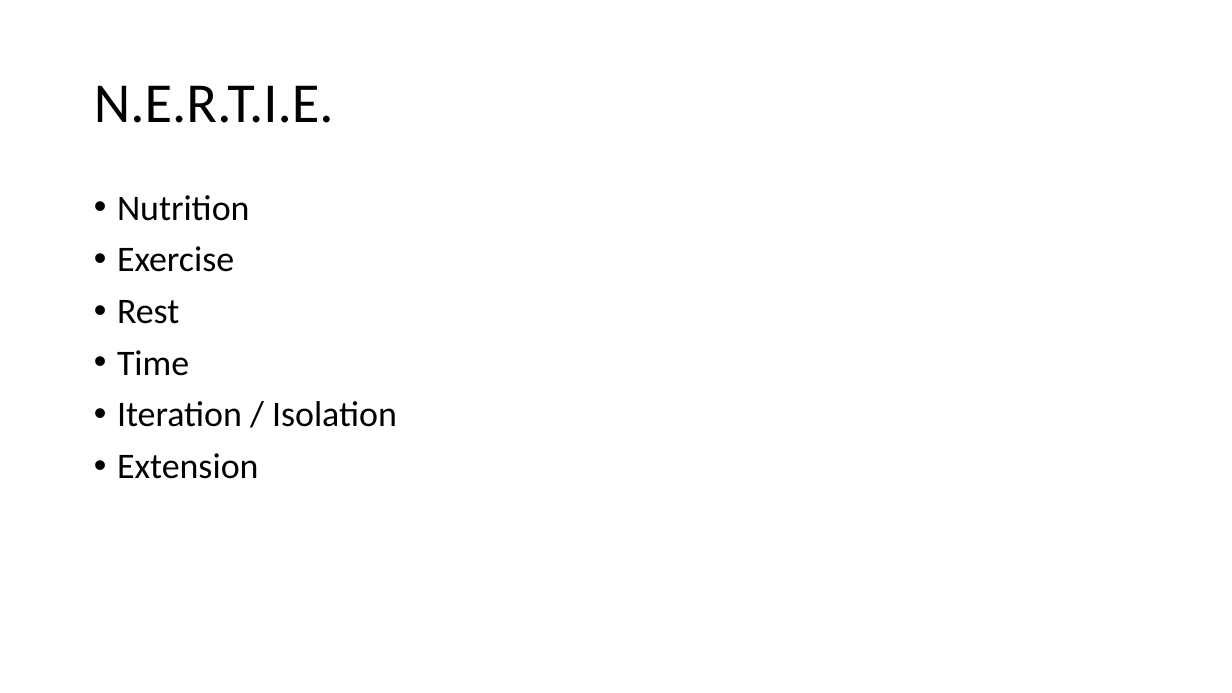
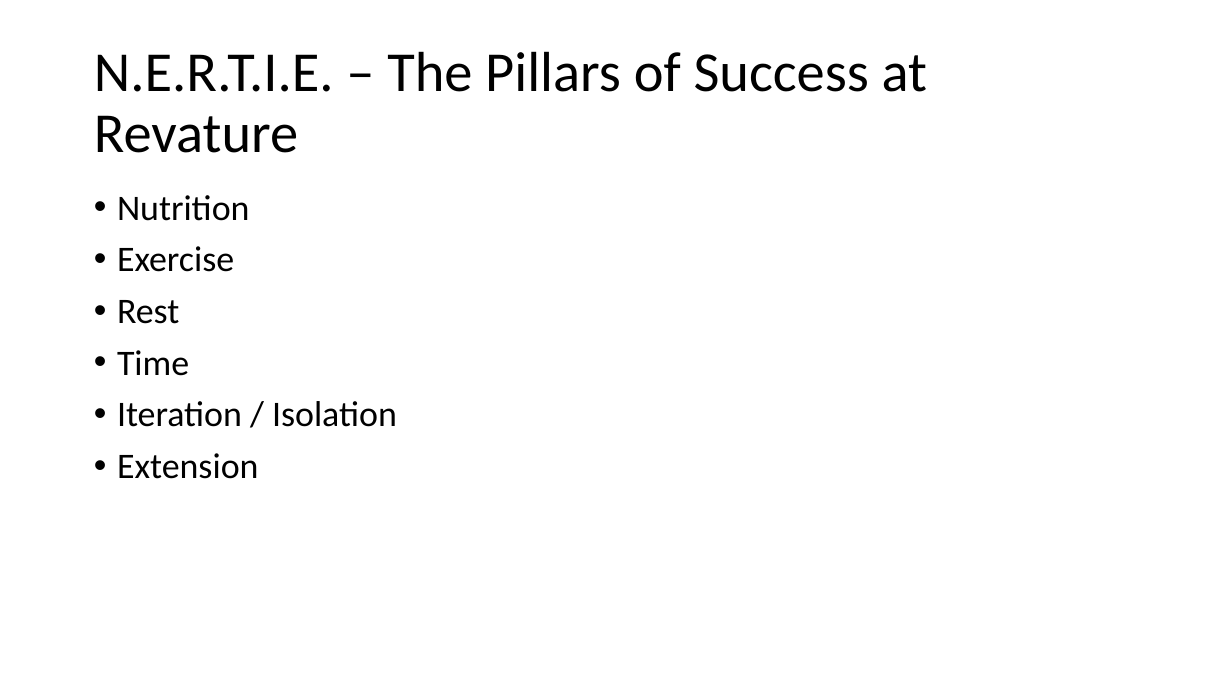
Before and after one commit to 071822-dotnet-ext-batch-org/071822-dotnet-ext-batch-repo, a slide deck: slide 6 of MarkDrawrings.pptx. Drawn at 1232x693 pixels with LibreOffice and Linux fonts; fonts in the diff are those of the drawing. Boxes give left, top, right and bottom in pixels: in the first picture for what was removed or moved away, otherwise in the second. Text is boxed around its words. In the diff, an @@ line names an element or a change of style, - is before the commit and + after.

```diff
--- a/MarkDrawrings.pptx
+++ b/MarkDrawrings.pptx
@@ title at [94, 51, 927, 153]: text changed @@
-N.E.R.T.I.E.
+N.E.R.T.I.E. – The Pillars of Success at Revature
```
Also in this commit, not shown: 1 other slide changed, 2 slides added.
